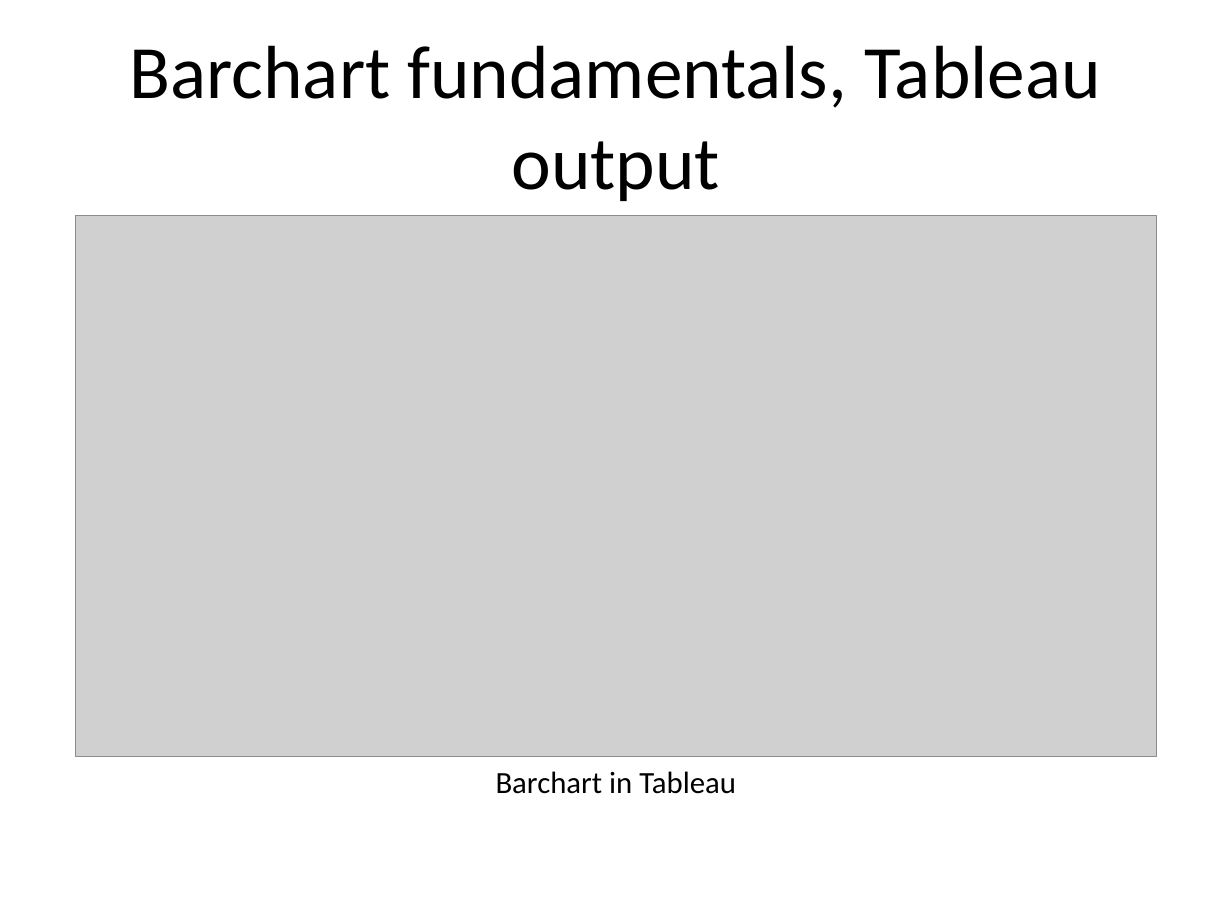
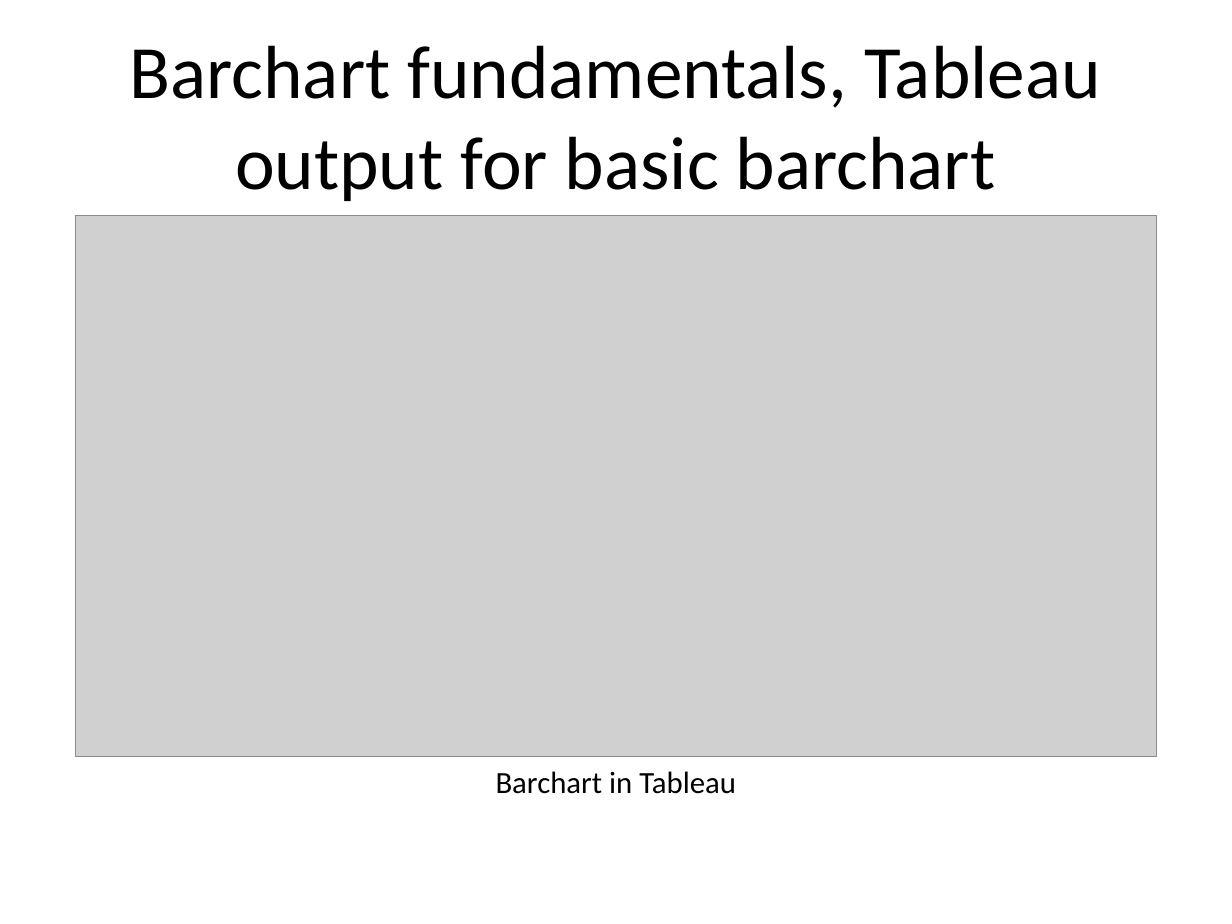
Before and after one commit to pmean/data-visualization, a slide deck: slide 7 of data-viz-02/component/fundamentals.pptx. Drawn at 1232x924 pixels with LibreOffice and Linux fonts; fonts in the diff are those of the drawing; grey boxes stand for pictures. Boxes give left, top, right and bottom in pixels: in the first picture for what was removed or moved away, otherwise in the second. Text is boxed around its words. In the diff, an @@ line names an element or a change of style, - is before the commit and + after.

```diff
--- a/data-viz-02/component/fundamentals.pptx
+++ b/data-viz-02/component/fundamentals.pptx
@@ title at [130, 45, 1101, 201]: text changed @@
-Barchart fundamentals, Tableau output
+Barchart fundamentals, Tableau output for basic barchart
```
Also in this commit, not shown: 16 other slides changed, 8 slides added, 4 slides removed, 19 other files.
